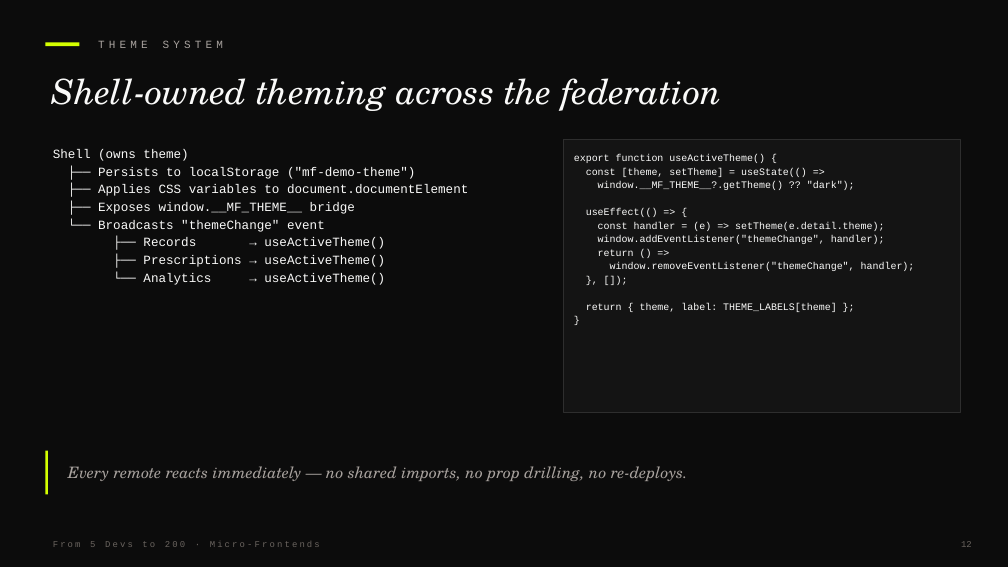
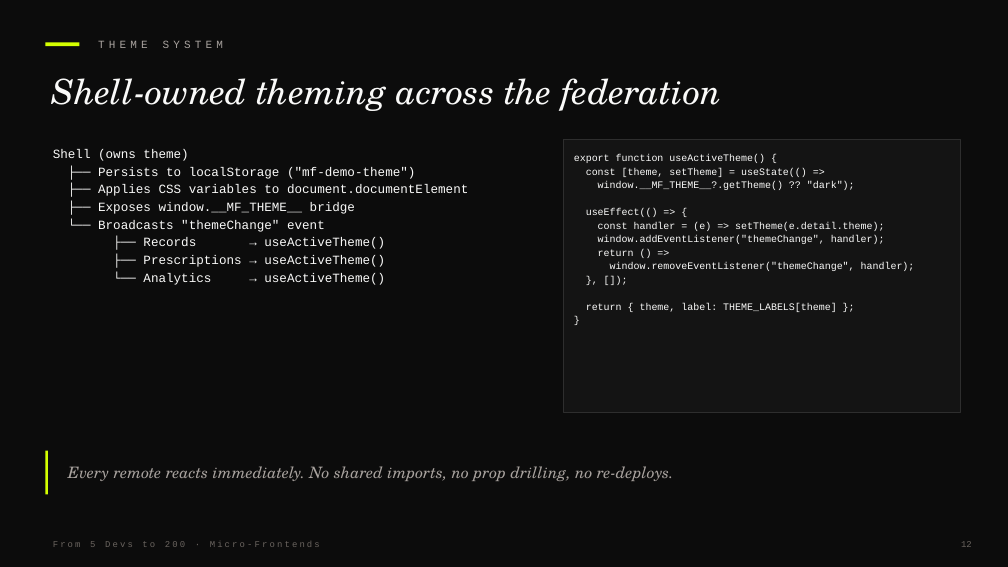
Before and after one commit to devlinduldulao/module-federation-demo, a slide deck: slide 12 of presentation/SLIDES.pptx. Drawn at 1008x567 pixels with LibreOffice and Linux fonts; fonts in the diff are those of the drawing. Boxes give left, top, right and bottom in pixels: in the first picture for what was removed or moved away, otherwise in the second. Text is boxed around its words. In the diff, an @@ line names an element or a change of style, - is before the commit and + after.

```diff
--- a/presentation/SLIDES.pptx
+++ b/presentation/SLIDES.pptx
@@ text at (68,466,674,481): text changed @@
-Every remote reacts immediately — no shared imports, no prop drilling, no re-deploys.
+Every remote reacts immediately. No shared imports, no prop drilling, no re-deploys.
```
Also in this commit, not shown: 15 other slides changed, 7 other files.
